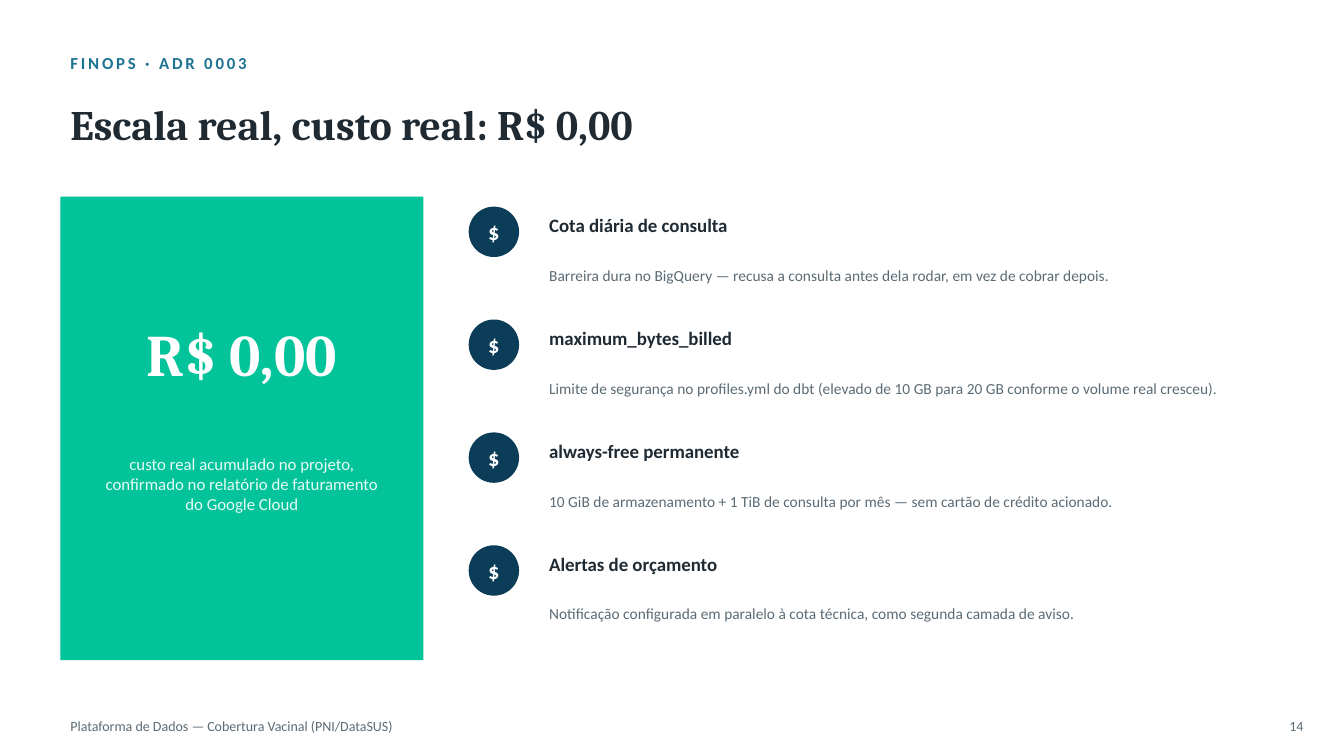
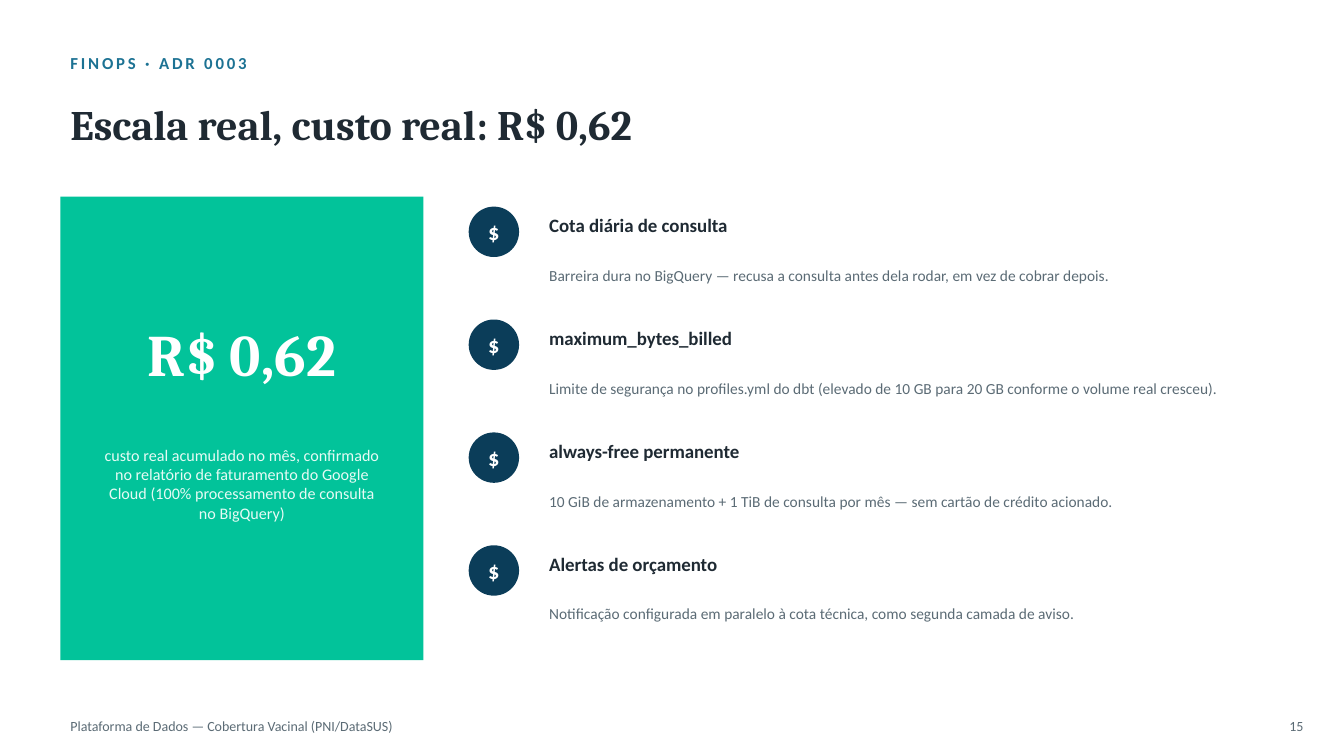
Before and after one commit to gioalvarino/Projeto-MBA-Uniesp, a slide deck: slide 15 of apresentacao/apresentacao-tecnica-pni.pptx (slide 14 before the commit). Drawn at 1344x756 pixels with LibreOffice and Linux fonts; fonts in the diff are those of the drawing. Boxes give left, top, right and bottom in pixels: in the first picture for what was removed or moved away, otherwise in the second. Text is boxed around its words. In the diff, an @@ line names an element or a change of style, - is before the commit and + after.

```diff
--- a/apresentacao/apresentacao-tecnica-pni.pptx
+++ b/apresentacao/apresentacao-tecnica-pni.pptx
@@ text at box(70, 109, 632, 146): text changed @@
-Escala real, custo real: R$ 0,00
+Escala real, custo real: R$ 0,62
@@ text at box(147, 332, 336, 384): text changed @@
-R$ 0,00
+R$ 0,62
@@ text at box(105, 449, 379, 522): text changed; size 12 to 11.5 pt @@
-custo real acumulado no projeto, confirmado no relatório de faturamento do Google Cloud
+custo real acumulado no mês, confirmado no relatório de faturamento do Google Cloud (100% processamento de consulta no BigQuery)
@@ text at box(1289, 722, 1303, 731): text changed @@
-14
+15
```
Also in this commit, not shown: 12 other slides changed, 1 slide added, 2 other files.
